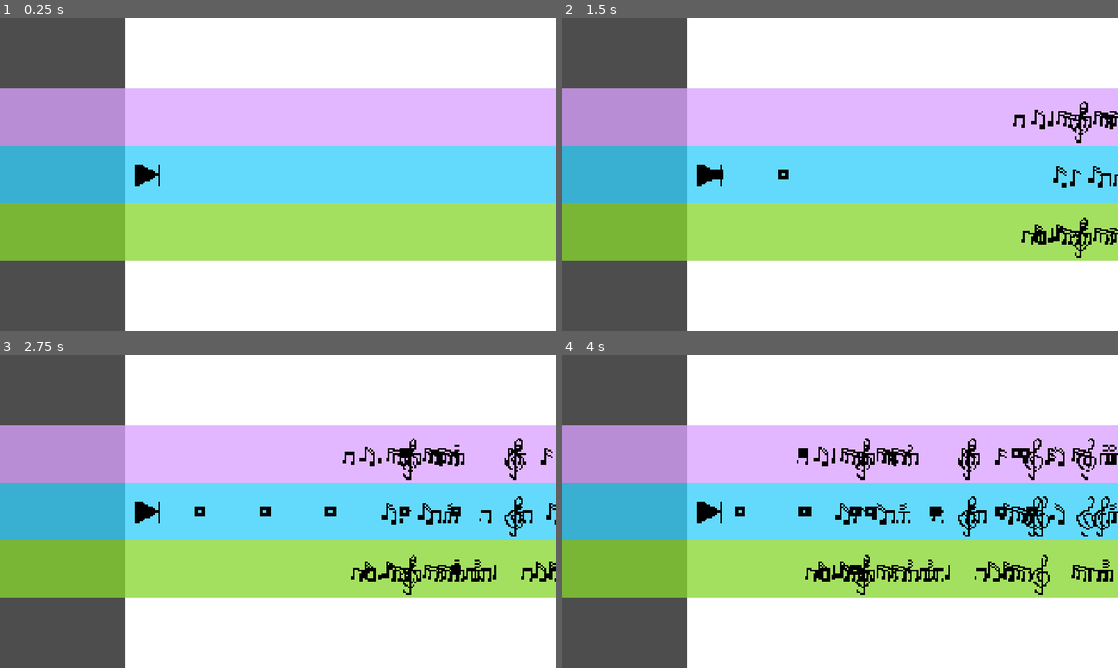
Above: before the commit, frames 1-4 (two rows, left to right).
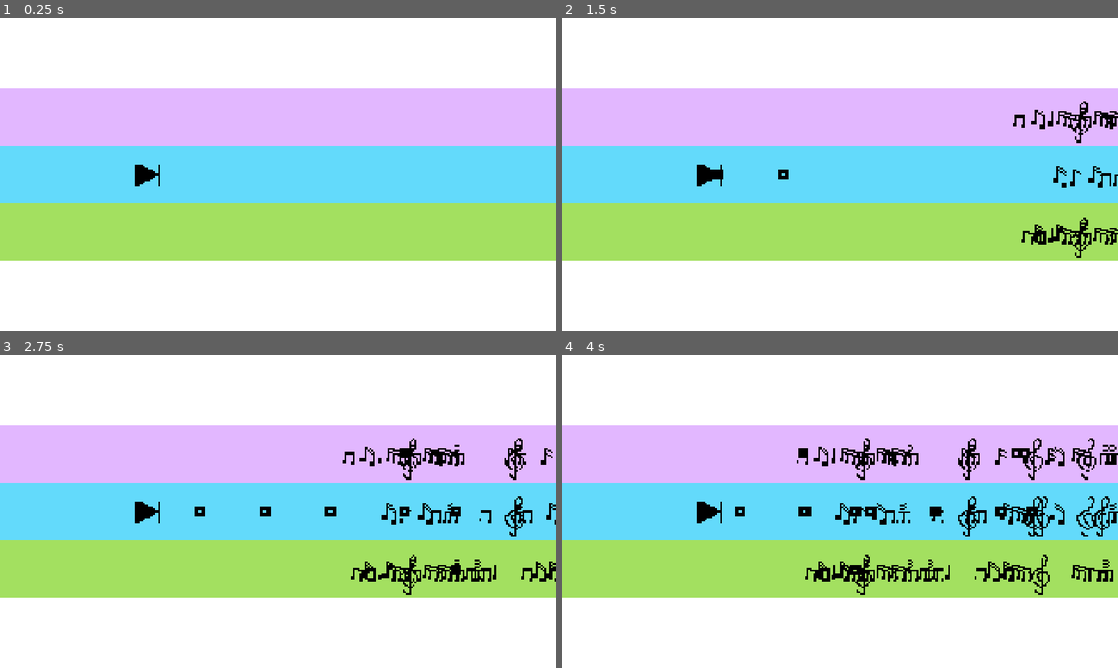
Above: after the commit, the same moments.

Repository: chorwat2137/haven-2026
Game: Godot game, scene res://scenes/main.tscn
Same seed, same stepped clock (60 frames per second), same inputs: the game is played once before the commit and once after it.
Inputs:
- Up to frame 1 (0.25 s): no input
- Up to frame 2 (1.5 s): tap Enter (ui_accept) at 0.5, 0.77 s; hold Right (ui_right) from 0.53 s (still down); tap Space (shoot) at 0.6, 1.35 s
- Up to frame 3 (2.75 s): tap Enter (ui_accept) at 1.52 s; release Right (ui_right) at 2.03 s; hold Left (ui_left) from 2.03 s (still down); tap Space (shoot) at 2.1 s
- Up to frame 4 (4 s): release Left (ui_left) at 2.78 s; hold Right (ui_right) from 2.78 s (still down); tap Space (shoot) at 2.85, 3.6 s; tap Enter (ui_accept) at 3.02, 3.77 s

The runs differ from the first frame. In frame 1, 22% of the frame differs, in the area x 0-23%, y 0-100%; in frame 2, 22%; in frame 3, 22%; in frame 4, 22%.

Commit message:
Automatic sync

Diff:
--- a/scenes/main.tscn
+++ b/scenes/main.tscn
@@ -50,7 +50,7 @@
 
 [node name="Spectrum" parent="Player/Camera2D2" unique_id=137574055 instance=ExtResource("3_sugp2")]
 z_index = -1
-offset_left = -528.0
-offset_top = -119.0
-offset_right = -488.0
-offset_bottom = -79.0
+offset_left = -960.0
+offset_top = -57.0
+offset_right = -920.0
+offset_bottom = -17.0
